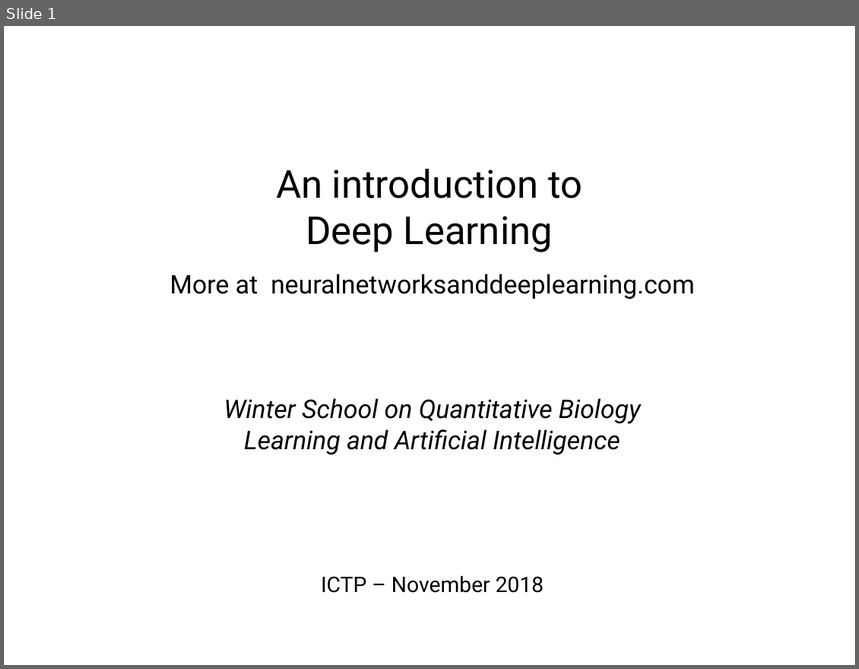
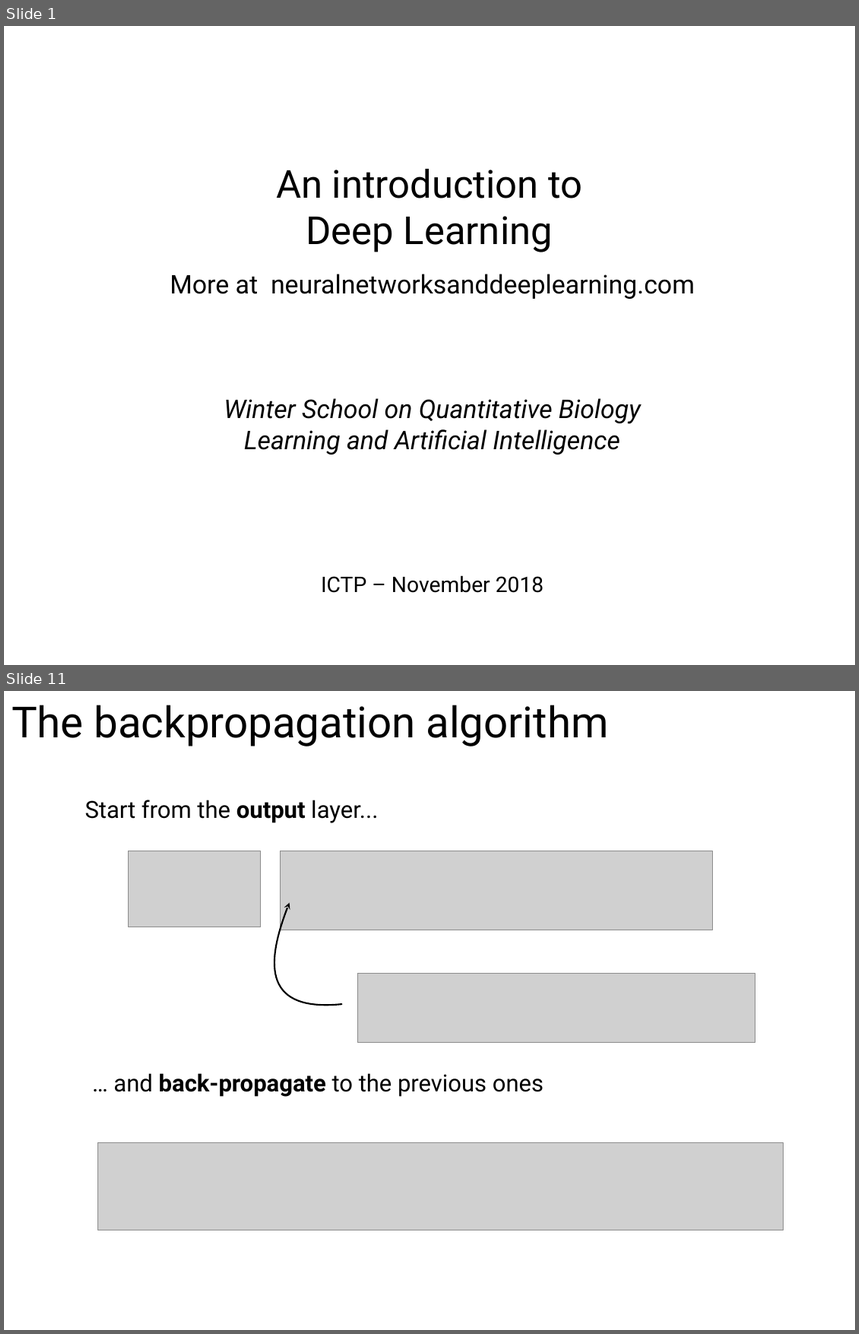
Before and after one commit to ansuini/Winter_School_QLS_2018, a slide deck: Lecture1/slides/Alberto_DeepLearning.odp. Shown one above the other, each under a label of ours: slide 1 before the commit, slides 1 and 11 after it; the slides between them are not shown. The pictures are 859x669 and 859x1334 pixels, drawn with LibreOffice and Linux fonts; fonts in the diff are those of the drawing; grey boxes stand for pictures. Boxes give left, top, right and bottom in pixels: in the first picture for what was removed or moved away, otherwise in the second. Text is boxed around its words. In the diff, an @@ line names an element or a change of style, - is before the commit and + after.

```diff
--- a/Lecture1/slides/Alberto_DeepLearning.odp
+++ b/Lecture1/slides/Alberto_DeepLearning.odp
@@ slide 11 added at [4, 691, 855, 1330], background #FFFFFF @@
@@ text added at [12, 705, 609, 746], 40 pt, text #000000 @@
+The backpropagation algorithm
@@ text added at [85, 800, 378, 823], 22 pt, text #000000 @@
+Start from the output layer...
@@ picture added at [129, 851, 260, 927] @@
@@ picture added at [281, 851, 713, 930] @@
@@ freeform shape added at [275, 902, 341, 1005], outline #000000 1.5 pt @@
@@ picture added at [357, 974, 756, 1042] @@
@@ text added at [113, 1073, 544, 1097], 22 pt, text #000000 @@
+… and back-propagate to the previous ones
@@ picture added at [98, 1143, 784, 1230] @@
```
Also in this commit, not shown: 7 slides changed, 3 other slides added, 3 slides removed, 4 other files.
